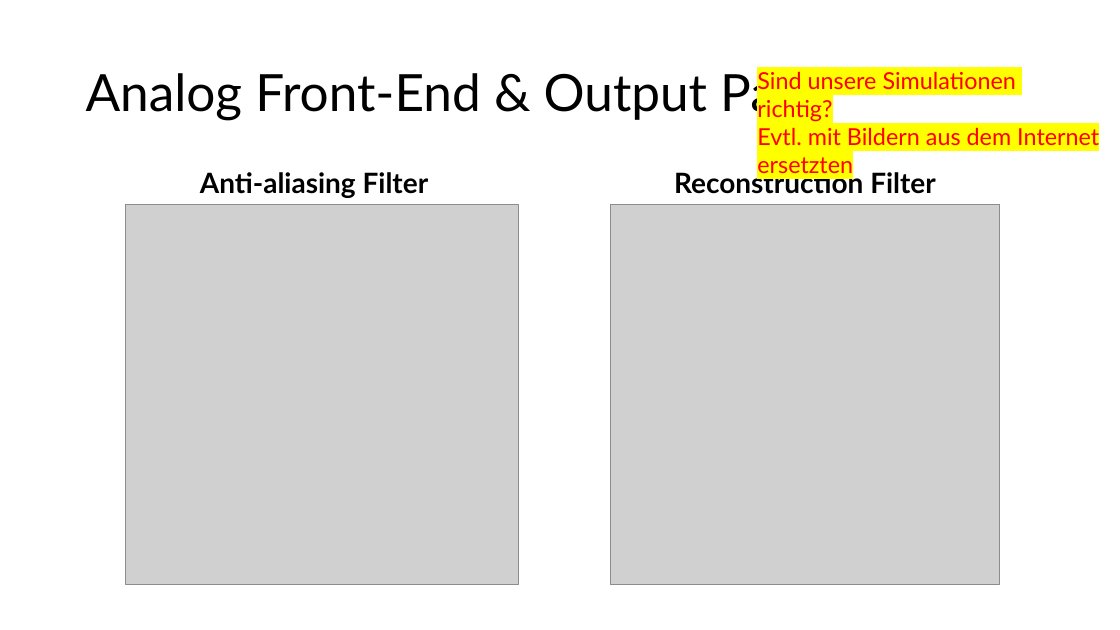
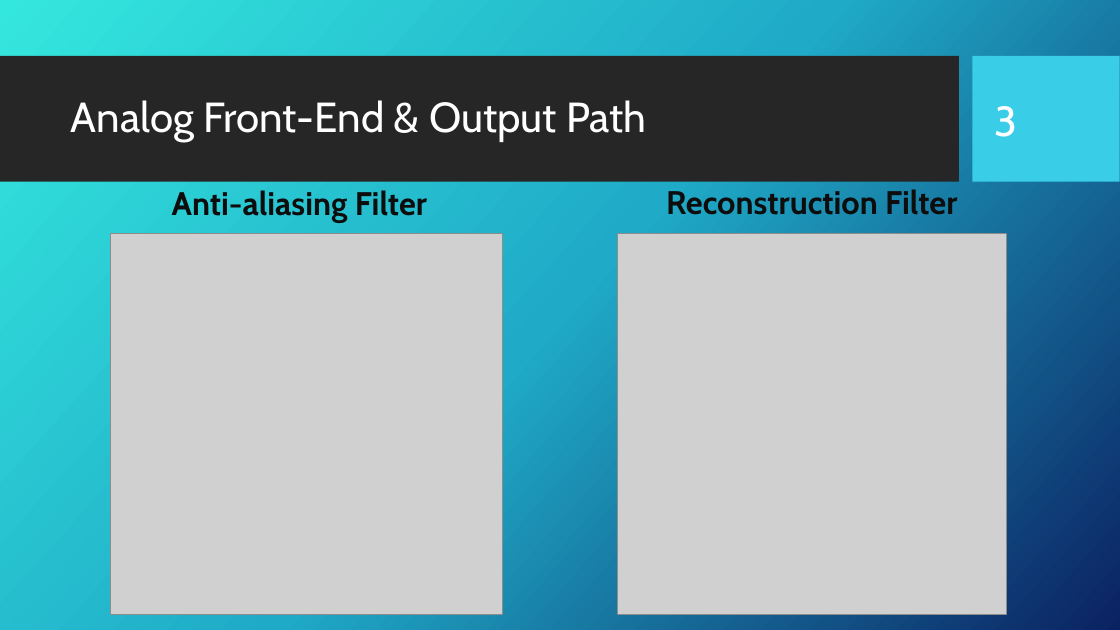
Before and after one commit to Tommy270502/PM3, a slide deck: slide 3 of 2_Assessments/Presentation.pptx. Drawn at 1120x630 pixels with LibreOffice and Linux fonts; fonts in the diff are those of the drawing; grey boxes stand for pictures; background and template pictures are left out. Boxes give left, top, right and bottom in pixels: in the first picture for what was removed or moved away, otherwise in the second. Text is boxed around its words. In the diff, an @@ line names an element or a change of style, - is before the commit and + after.

Commit message:
finished powerpoint

```diff
--- a/2_Assessments/Presentation.pptx
+++ b/2_Assessments/Presentation.pptx
@@ background #FFFFFF to picture (left out) @@
@@ rectangle added at [0,56,959,182], fill #262626 @@
@@ rectangle added at [973,56,1120,182], fill #39CDE7 @@
@@ title "Analog Front-End & Output Path": place and size @@
-title "Analog Front-End & Output Path" at [86,66,822,120]
+title "Analog Front-End & Output Path" at [71,100,646,142]
@@ title "Analog Front-End & Output Path" at [71,100,646,142]: size 44 to 36 pt, font Lato to Cabin, text colour #000000 to #FFFFFF @@
@@ text removed at [757,71,1099,146] @@
-Sind unsere Simulationen richtig?
-Evtl. mit Bildern aus dem Internet ersetzten
@@ page number added at [994,106,1017,137], 36 pt, text #FFFFFF @@
+3
@@ text "Anti-aliasing Filter" at [172,190,427,222]: size 24 to 28 pt, font Lato to Cabin, text colour #000000 to #0D0D0D @@
@@ text "Anti-aliasing Filter": place and size @@
-text "Anti-aliasing Filter" at [200,172,429,198]
+text "Anti-aliasing Filter" at [172,190,427,222]
@@ text "Reconstruction Filter": place and size @@
-text "Reconstruction Filter" at [674,169,936,194]
+text "Reconstruction Filter" at [666,189,957,215]
@@ text "Reconstruction Filter" at [666,189,957,215]: size 24 to 28 pt, font Lato to Cabin, text colour #000000 to #0D0D0D @@
@@ picture: place and size @@
-picture at [126,204,518,585]
+picture at [111,234,503,614]
@@ picture: place and size @@
-picture at [611,204,1000,585]
+picture at [618,234,1007,614]
```
Also in this commit, not shown: 5 other slides changed, 1 slide added, 2 slides removed, 1 other file.
